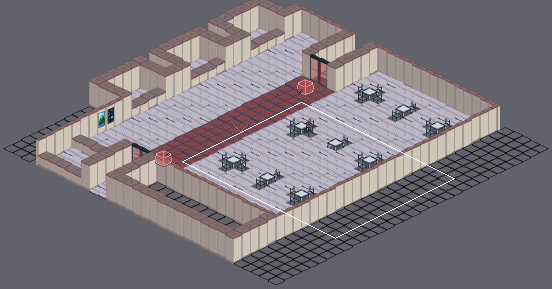
An edit to a level. Tiled map, scratch/floor2-cafeteria.tmx. Above, an overview of the earlier version with the close-up marked.
Close-up. Before:
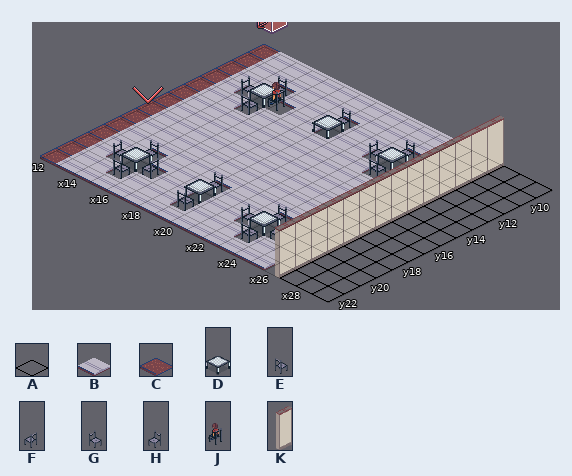
Cells are 32x16 px. Isometric: x runs down to the right, y down to the left. Shown: x 12..29, y 9..22. The commit also changed other parts of the map, which this record leaves out. Tiles whose own drawing changed are shown in their newer look in all pictures.
Key: from "floors": A 0, B 1, C 7; from "props": D 14, E 15, F 16, G 17, H 18, J 19; from "walls": K 0.
_ is an empty cell.
Layer "Tiles" before, first column x 12:
 9 CBBBBBBBBBBBBBKAAA
10 CBBBBBBBBBBBBBKAAA
11 CBBHBBBHBBBHBBKAAA
12 CBGDJBBDBBGDFBKAAA
13 CBBEBBBBBBBEBBKAAA
14 CBBBBBBBBBBBBBKAAA
15 CBBBBBBBBBBBBBKAAA
16 CBBBBBBBBBBBBBKAAA
17 CBBBBBBBBBBBBBKAAA
18 CBBBBBBBBBBBBBKAAA
19 CBBHBBBHBBBHBBKAAA
20 CBGDFBBDBBGDFBKAAA
21 CBBEBBBEBBBEBBKAAA
22 CBBBBBBBBBBBBBKAAA
The same view after the edit:
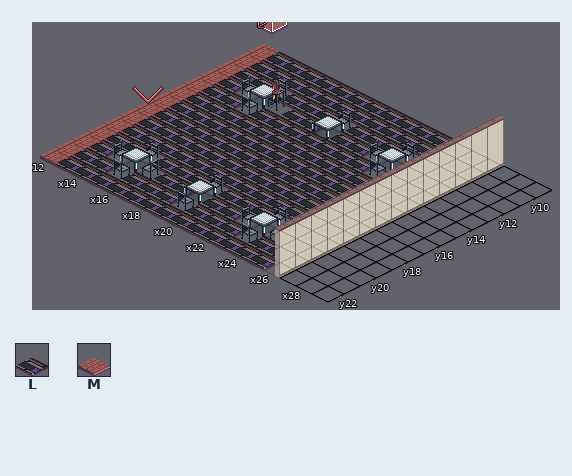
Further tiles: from "floors": L 8, M 11.
Changes in this commit:
{"where": "layer \"Tiles\""}
{"y":9,"x":12,"old":"CBBBBBBBBBBBB","new":"MLLLLLLLLLLLL"}
{"y":10,"x":12,"old":"CBBBBBBBBBBBBB","new":"MLLLLLLLLLLLLL"}
{"y":11,"x":12,"old":"CBB","new":"MLL"}
{"y":11,"x":16,"old":"BBB","new":"LLL"}
{"y":11,"x":20,"old":"BBB","new":"LLL"}
{"y":11,"x":24,"old":"BB","new":"LL"}
{"y":12,"x":12,"old":"CB","new":"ML"}
{"y":12,"x":17,"old":"BB","new":"LL"}
{"y":12,"x":20,"old":"BB","new":"LL"}
{"y":13,"x":12,"old":"CBB","new":"MLL"}
{"y":13,"x":16,"old":"BBBBBBB","new":"LLLLLLL"}
{"y":14,"x":12,"old":"CBBBBBBBBBBBB","new":"MLLLLLLLLLLLL"}
{"y":15,"x":12,"old":"CBBBBBBBBBBBBB","new":"MLLLLLLLLLLLLL"}
{"y":16,"x":12,"old":"CBBBBBBBBBBBBB","new":"MLLLLLLLLLLLLL"}
{"y":17,"x":12,"old":"CBBBBBBBBBBBBB","new":"MLLLLLLLLLLLLL"}
{"y":18,"x":12,"old":"CBBBBBBBBBBBBB","new":"MLLLLLLLLLLLLL"}
{"y":19,"x":12,"old":"CBB","new":"MLL"}
{"y":19,"x":16,"old":"BBB","new":"LLL"}
{"y":19,"x":20,"old":"BBB","new":"LLL"}
{"y":19,"x":24,"old":"BB","new":"LL"}
{"y":20,"x":12,"old":"CB","new":"ML"}
{"y":20,"x":17,"old":"BB","new":"LL"}
{"y":20,"x":20,"old":"BB","new":"LL"}
{"y":21,"x":12,"old":"CBB","new":"MLL"}
{"y":21,"x":16,"old":"BBB","new":"LLL"}
{"y":21,"x":20,"old":"BBB","new":"LLL"}
{"y":21,"x":24,"old":"BB","new":"LL"}
{"y":22,"x":12,"old":"CBBBBBBBBBBBBB","new":"MLLLLLLLLLLLLL"}
